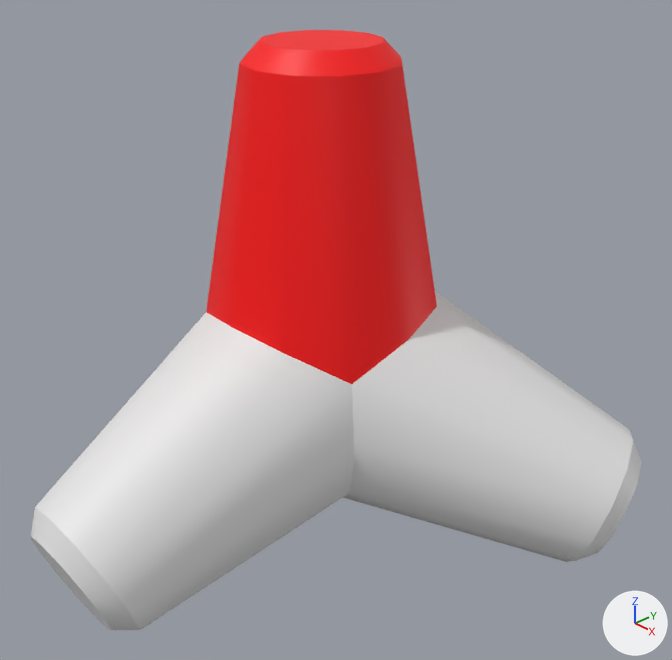
Two versions of the Blender file Assets/Models/tetrapod_base.blend, one commit apart.
The view is the same before and after, from a camera (50 mm lens) standing at (1.268, -1.139, 0.771) and looking at (0.085, -0.044, -0.026). Every picture has the same lights, and +X, +Y and +Z are marked at lower right.
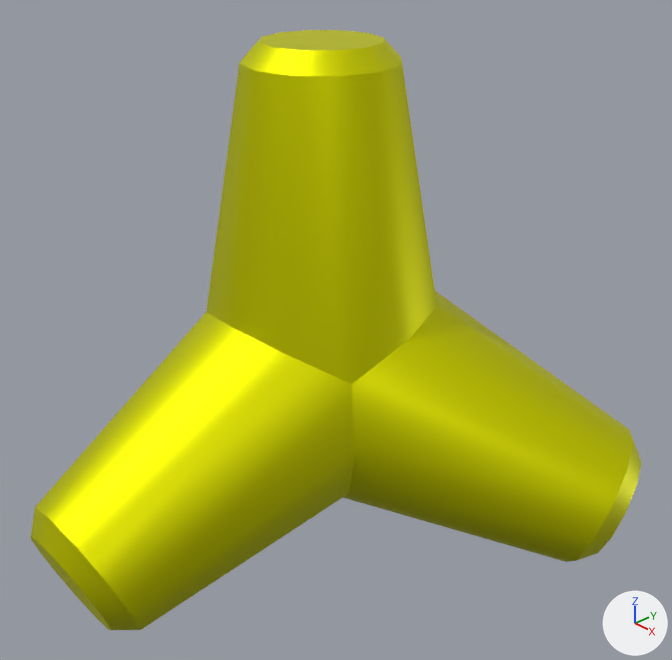
Pixel boxes (x1, y1, x2, y2) of what changed, in the pictures (672 x 660 px):
'Cylinder.001', recoloured (red to yellow)
    both: (206, 30, 437, 384)
'Cylinder.002', recoloured (white to yellow)
    both: (31, 312, 355, 630)
'Cylinder.003', recoloured (white to yellow)
    both: (343, 291, 641, 562)

What changed in the scene script:
```text
Add mat_gold:
    mat_gold = principled_material('Gold')
    mat_gold.base_color = (0.777, 0.8, 0.0)  # yellow #e4e700
    mat_gold.metallic = 0.904
    mat_gold.roughness = 0.514
Change me_cylinder_004:
    where me_cylinder_004.from_pydata(...)  # 36 vertices, 26 faces; spans x -0.26..0.26, y -0.26..0.26, z 0.0..0.649
    remove me_cylinder_004.materials.append(mat_red)  # red #ff0001
    add me_cylinder_004.materials.append(mat_gold)  # yellow #e4e700
Change me_cylinder_005:
    where me_cylinder_005.from_pydata(...)  # 36 vertices, 26 faces; spans x -0.26..0.26, y -0.26..0.26, z 0.0..0.649
    remove me_cylinder_005.materials.append(mat_white)  # white #e7e7e7
    add me_cylinder_005.materials.append(mat_gold)  # yellow #e4e700
Change me_cylinder_006:
    where me_cylinder_006.from_pydata(...)  # 36 vertices, 26 faces; spans x -0.26..0.26, y -0.26..0.26, z 0.0..0.649
    remove me_cylinder_006.materials.append(mat_white)  # white #e7e7e7
    add me_cylinder_006.materials.append(mat_gold)  # yellow #e4e700
```
